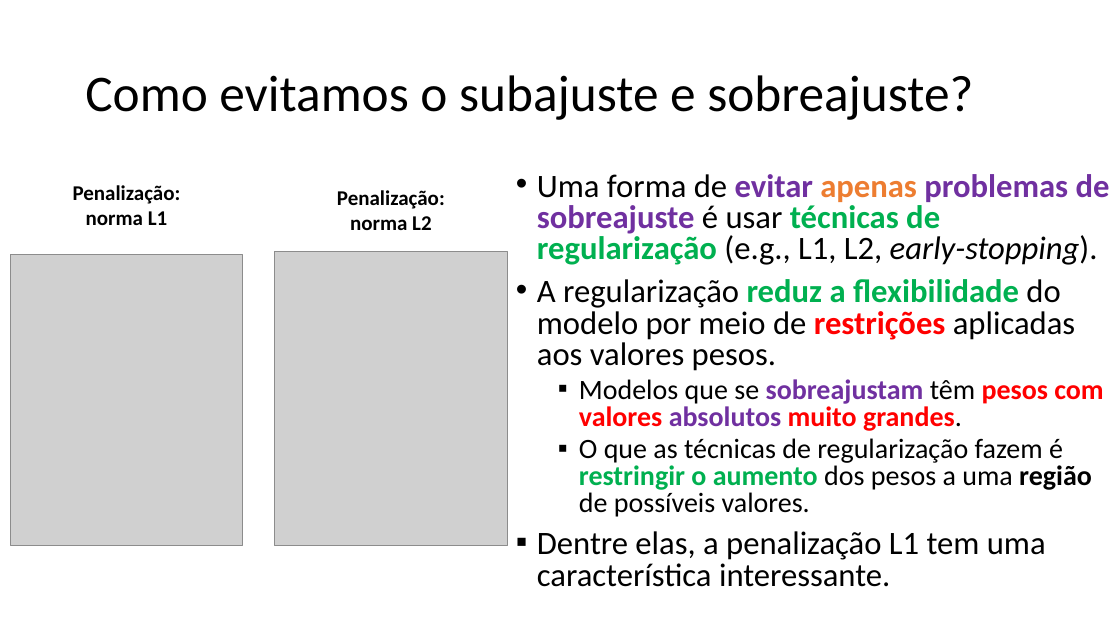
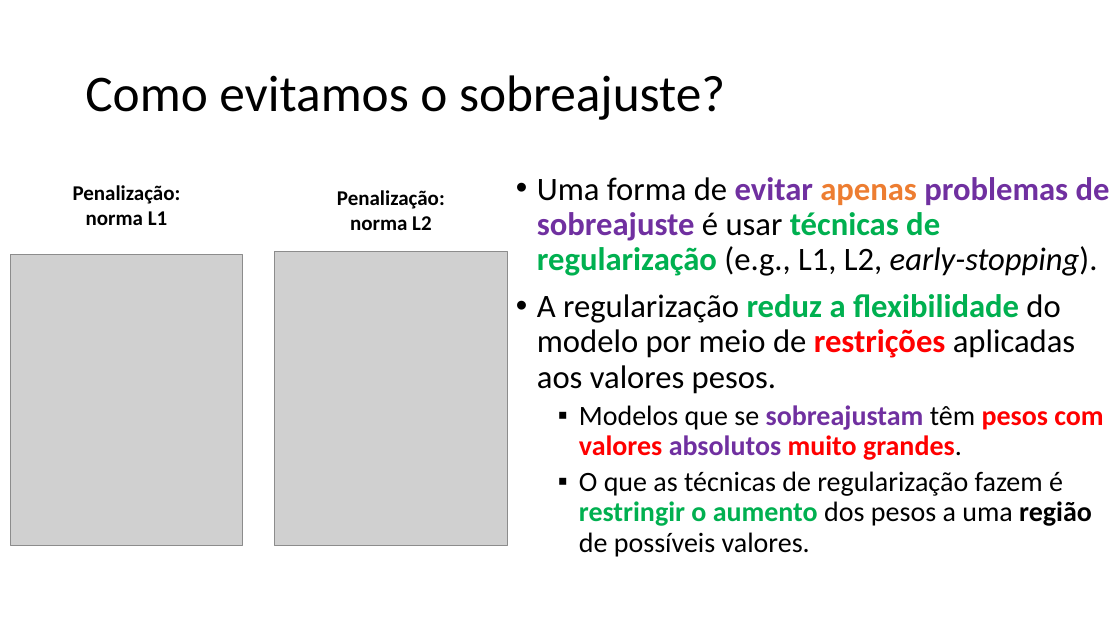
Before and after one commit to zz4fap/c24_inteligencia_artificial, a slide deck: slide 48 of slides/C24_Classificação.pptx. Drawn at 1120x630 pixels with LibreOffice and Linux fonts; fonts in the diff are those of the drawing; grey boxes stand for pictures. Boxes give left, top, right and bottom in pixels: in the first picture for what was removed or moved away, otherwise in the second. Text is boxed around its words. In the diff, an @@ line names an element or a change of style, - is before the commit and + after.

```diff
--- a/slides/C24_Classificação.pptx
+++ b/slides/C24_Classificação.pptx
@@ title at (85,75,725,120): text changed @@
-Como evitamos o subajuste e sobreajuste?
+Como evitamos o sobreajuste?
@@ text "Uma forma de evitar apenas ..." at (537,177,1110,557): line spacing 0.8 to 0.9 @@
@@ text at (537,531,1046,587): paragraph removed @@
-▪ Dentre elas, a penalização L1 tem uma característica interessante.
```
Also in this commit, not shown: 3 other slides changed, 1 slide removed, 2 other files.
